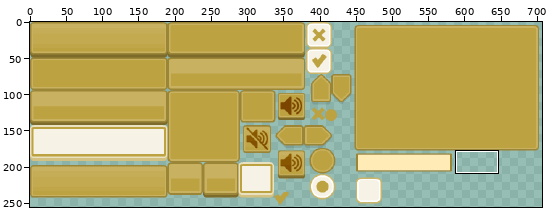
Two versions of one sprite sheet, Dev_class5_handout/Game/gui/yellowSheet.png. The first picture is a wide view before the edit; the outline marks the close-up.
Close-up. Before the commit:
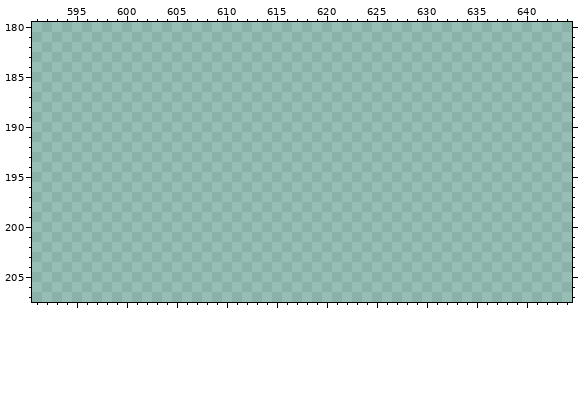
The file is 811x256 pixels. Pixels under 10% opacity are left out. Colours within 5 levels of each other are drawn and written as one. Shown: x 591..644, y 180..207. The wide view leaves out empty margins. The commit also changed other parts of the picture, which this record leaves out.
Now the later version:
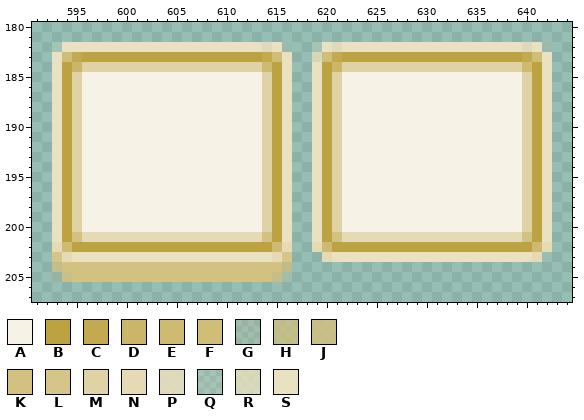
Palette (. is transparent): A #f6f2e6  B #bda241  C #c3aa50  D #cbb568  E #ceba71  F #d0bd78  G #d2bf7d2b  H #d2bf7ec1  J #d2c07fd5  K #d3c181  L #d6c588  M #dfd2a4  N #e5dab4  P #e8debce0  Q #e8dfbd2b  R #e8dfbdcf  S #eae1c1
The edit:
@@ x 591..644 @@
 181 ......................................................
-182 ......................................................
-183 ......................................................
-184 ......................................................
-185 ......................................................
-186 ......................................................
-187 ......................................................
-188 ......................................................
-189 ......................................................
-190 ......................................................
-191 ......................................................
-192 ......................................................
-193 ......................................................
-194 ......................................................
-195 ......................................................
-196 ......................................................
-197 ......................................................
-198 ......................................................
-199 ......................................................
-200 ......................................................
-201 ......................................................
-202 ......................................................
-203 ......................................................
-204 ......................................................
-205 ......................................................
+182 ..QSSSSSSSSSSSSSSSSSSSSPSQ..QSPSSSSSSSSSSSSSSSSSSPSQ..
+183 ..SFCBBBBBBBBBBBBBBBBBBCFS..RFCBBBBBBBBBBBBBBBBBBCFS..
+184 ..SBDMMMMMMMMMMMMMMMMMMEBS..SBDMMMMMMMMMMMMMMMMMMEBS..
+185 ..SBMAAAAAAAAAAAAAAAAAAMBS..SBMAAAAAAAAAAAAAAAAAAMBS..
+186 ..SBMAAAAAAAAAAAAAAAAAAMBS..SBMAAAAAAAAAAAAAAAAAAMBS..
+187 ..SBMAAAAAAAAAAAAAAAAAAMBS..SBMAAAAAAAAAAAAAAAAAAMBS..
+188 ..SBMAAAAAAAAAAAAAAAAAAMBS..SBMAAAAAAAAAAAAAAAAAAMBS..
+189 ..SBMAAAAAAAAAAAAAAAAAAMBS..SBMAAAAAAAAAAAAAAAAAAMBS..
+190 ..SBMAAAAAAAAAAAAAAAAAAMBS..SBMAAAAAAAAAAAAAAAAAAMBS..
+191 ..SBMAAAAAAAAAAAAAAAAAAMBS..SBMAAAAAAAAAAAAAAAAAAMBS..
+192 ..SBMAAAAAAAAAAAAAAAAAAMBS..SBMAAAAAAAAAAAAAAAAAAMBS..
+193 ..SBMAAAAAAAAAAAAAAAAAAMBS..SBMAAAAAAAAAAAAAAAAAAMBS..
+194 ..SBMAAAAAAAAAAAAAAAAAAMBS..SBMAAAAAAAAAAAAAAAAAAMBS..
+195 ..SBMAAAAAAAAAAAAAAAAAAMBS..SBMAAAAAAAAAAAAAAAAAAMBS..
+196 ..SBMAAAAAAAAAAAAAAAAAAMBS..SBMAAAAAAAAAAAAAAAAAAMBS..
+197 ..SBMAAAAAAAAAAAAAAAAAAMBS..SBMAAAAAAAAAAAAAAAAAAMBS..
+198 ..SBMAAAAAAAAAAAAAAAAAAMBS..SBMAAAAAAAAAAAAAAAAAAMBS..
+199 ..SBMAAAAAAAAAAAAAAAAAAMBS..SBMAAAAAAAAAAAAAAAAAAMBS..
+200 ..SBMAAAAAAAAAAAAAAAAAAMBS..SBMAAAAAAAAAAAAAAAAAAMBS..
+201 ..SBKNNNNNNNNNNNNNNNNNNKBS..SBKNNNNNNNNNNNNNNNNNNKBS..
+202 ..NEBBBBBBBBBBBBBBBBBBBBEN..NEBBBBBBBBBBBBBBBBBBBBEN..
+203 ..LNSSSSSSSSSSSSSSSSSSSSNL...NSSSSSSSSSSSSSSSSSSSSN...
+204 ..HKKKKKKKKKKKKKKKKKKKKKKH............................
+205 ..GJKKKKKKKKKKKKKKKKKKKKJG............................
 206 ......................................................
Boxes around the changes in both close-ups, in picture pixels (x1, y1, x2, y2):
added: (52, 42, 552, 282)
